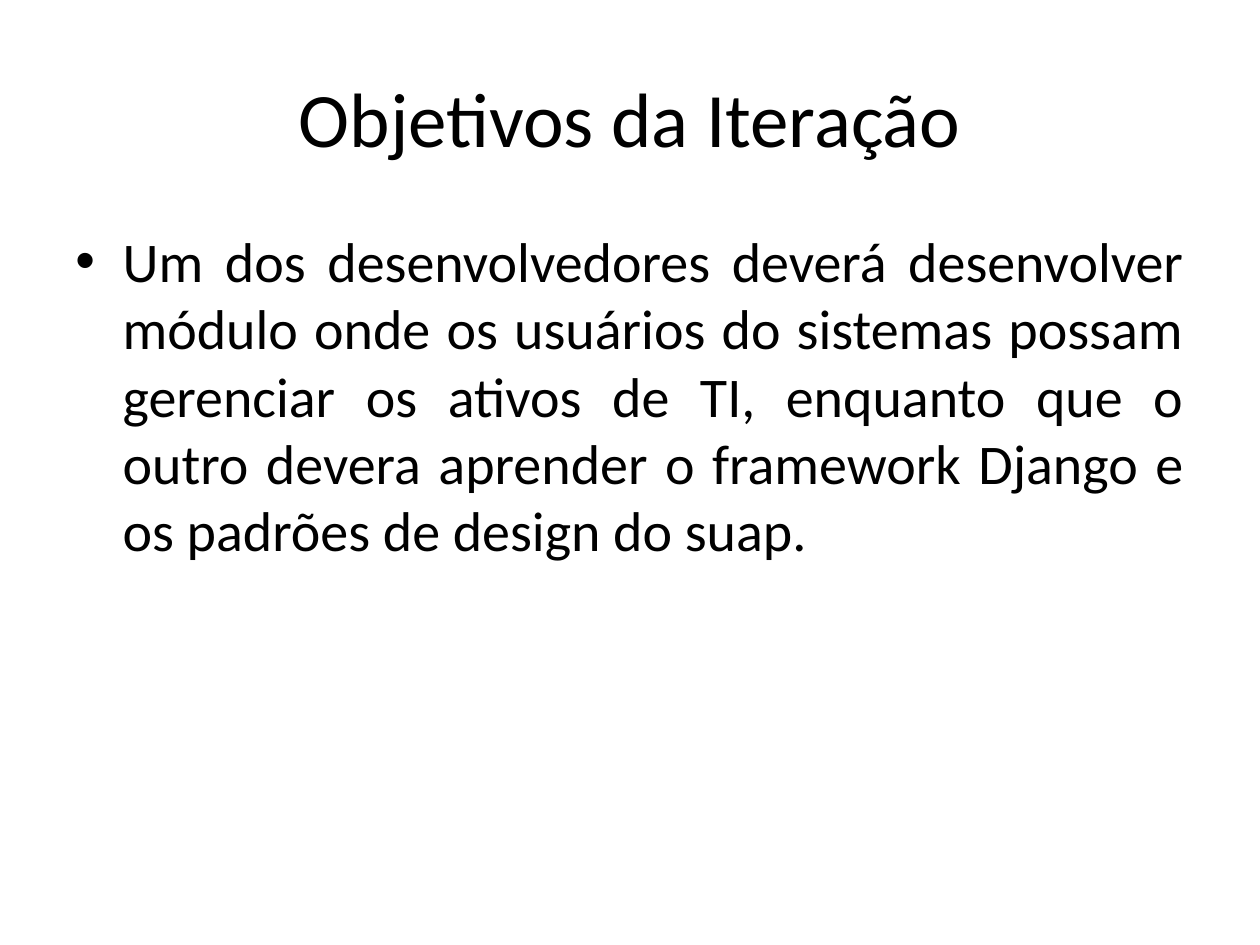
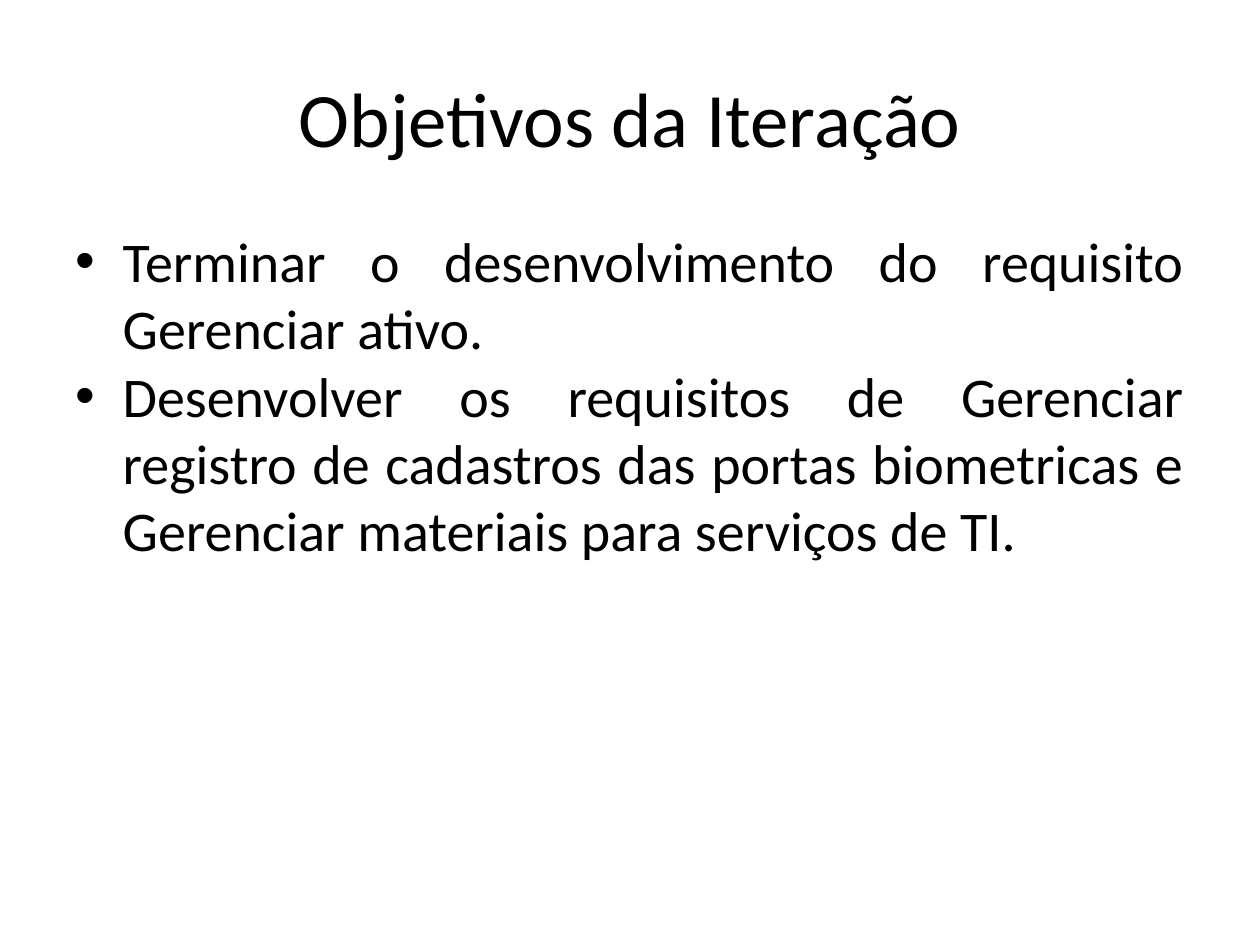
Before and after one commit to sidcleyWilker/SysTI, a slide deck: slide 3 of Projeto SysTI/002-Acompanhamento /it02/PIT-Plano de Iteracao 2.pptx. Drawn at 1260x945 pixels with LibreOffice and Linux fonts; fonts in the diff are those of the drawing. Boxes give left, top, right and bottom in pixels: in the first picture for what was removed or moved away, otherwise in the second. Text is boxed around its words. In the diff, an @@ line names an element or a change of style, - is before the commit and + after.

Commit message:
Temporariamente foi criado o modelo de acesso biometrico, criado no admin um class para visualizacao e filtros do acesso, criado um form para ajudar o cliente na hora de cadastra o acesso junto com um arquivo .js, uma url e uma funcao na view.  O modelo esta ok, o form com o arquivo .js ainda precisa ser trabalhado com Leonardo, a view esta com um erro pra corrigir.

```diff
--- a/Projeto SysTI/002-Acompanhamento /it02/PIT-Plano de Iteracao 2.pptx
+++ b/Projeto SysTI/002-Acompanhamento /it02/PIT-Plano de Iteracao 2.pptx
@@ text at [123, 243, 1183, 561]: text changed @@
-• Um dos desenvolvedores deverá desenvolver módulo onde os usuários do sistemas possam gerenciar os ativos de TI, enquanto que o outro devera aprender o framework Django e os padrões de design do suap.
+• Terminar o desenvolvimento do requisito Gerenciar ativo.
+• Desenvolver os requisitos de Gerenciar registro de cadastros das portas biometricas e Gerenciar materiais para serviços de TI.
```
Also in this commit, not shown: 2 other slides changed, 21 other files.
